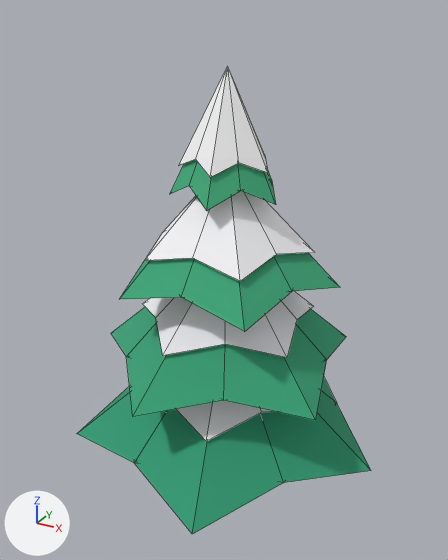
The glTF model public/assets/toycar/tree-snow-a-lite.glb, before and after one commit.
Camera for both pictures: a 50 mm camera at (1.191, -2.195, 2.153) aimed at (-0.003, -0.022, 1.067). The axes (+X, +Y, +Z) are drawn at lower left. The lights are the same throughout. The picture after the commit comes second. Mesh edges are drawn as thin lines. Vertices at exactly the same position are counted once.

The first picture shows 'tree-snow-a'.
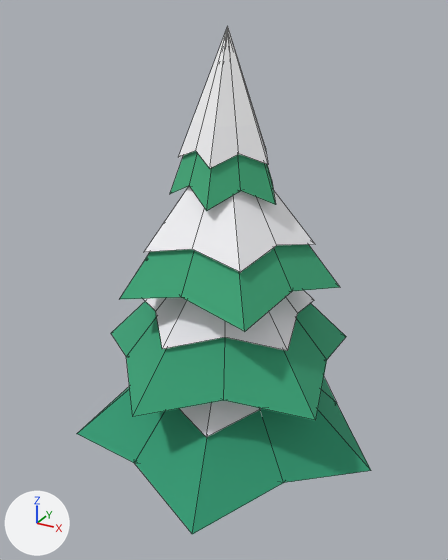
Changed parts and their boxes [x1, y1, x2, y2] in the pictures (448 x 560 px; the box of a moved part takes in the faces that stretch with it):
'tree-snow-a', reshaped (9% taller)
    before: [77, 66, 371, 534]
    after: [77, 26, 371, 534]
part 1 of me_tree_snow_a, moved or reshaped
    before: [176, 400, 275, 441]
    after: [179, 400, 261, 437]
part 2 of me_tree_snow_a, moved or reshaped
    before: [143, 291, 313, 358]
    after: [144, 290, 314, 351]
part 3 of me_tree_snow_a, moved or reshaped
    before: [145, 191, 314, 281]
    after: [144, 186, 315, 272]
part 4 of me_tree_snow_a, moved or reshaped
    before: [179, 66, 268, 177]
    after: [179, 26, 268, 168]
part 5 of me_tree_snow_a, moved or reshaped
    both: [77, 378, 371, 534]
part 6 of me_tree_snow_a, moved or reshaped
    before: [111, 307, 346, 420]
    after: [111, 301, 346, 420]
part 7 of me_tree_snow_a, moved or reshaped
    before: [120, 253, 340, 332]
    after: [120, 244, 340, 332]
part 8 of me_tree_snow_a, moved or reshaped
    before: [170, 159, 276, 211]
    after: [170, 151, 276, 211]

The change, as a diff of the scene's bpy script:
```diff
--- a/public/assets/toycar/tree-snow-a-lite.glb.py
+++ b/public/assets/toycar/tree-snow-a-lite.glb.py
@@ me_tree_snow_a @@
 # used by ob_tree_snow_a; location = (0.0, 0.0, 0.202)
-me_tree_snow_a.from_pydata(...)  # 112 vertices, 156 faces; spans x -0.6..0.72, y -0.68..0.68, z -0.21..1.75
-me_tree_snow_a.vertices[34].co = (0.0, 0.0, 0.68)
-me_tree_snow_a.vertices[56].co = (0.0, 0.0, 1.02)
-me_tree_snow_a.vertices[78].co = (0.0, 0.0, 1.37)
-me_tree_snow_a.vertices[100].co = (0.0, 0.0, 1.73)
+me_tree_snow_a.from_pydata(...)  # 112 vertices, 156 faces; spans x -0.6..0.72, y -0.68..0.68, z -0.21..1.89
+# me_tree_snow_a part 1: the loose piece of 11 vertices spanning x -0.37..0.45, y -0.43..0.43, z 0.34..0.7 is scaled about the mesh origin by (1, 1, 1.08)
+# me_tree_snow_a part 2: the loose piece of 11 vertices spanning x -0.42..0.38, y -0.42..0.38, z 0.67..1.04 is scaled about its middle by (1, 1, 1.15), then moved by (0.0, 0.0, 0.06)
+# me_tree_snow_a part 3: the loose piece of 11 vertices spanning x -0.35..0.35, y -0.3..0.37, z 1.01..1.39 is scaled about its middle by (1, 1, 1.23), then moved by (0.0, 0.0, 0.07)
+# me_tree_snow_a part 4: the loose piece of 11 vertices spanning x -0.18..0.2, y -0.2..0.18, z 1.36..1.75 is scaled about its middle by (1, 1, 1.28), then moved by (0.0, 0.0, 0.08)
+# me_tree_snow_a part 5
+me_tree_snow_a.vertices[34].co = (0.0, 0.0, 0.73)
+# me_tree_snow_a part 6
+me_tree_snow_a.vertices[56].co = (0.0, 0.0, 1.11)
+# me_tree_snow_a part 7
+me_tree_snow_a.vertices[78].co = (0.0, 0.0, 1.49)
+# me_tree_snow_a part 8
+me_tree_snow_a.vertices[100].co = (0.0, 0.0, 1.87)  # pixel (227, 30)
 me_tree_snow_a.materials.append(mat_colormap)
```
